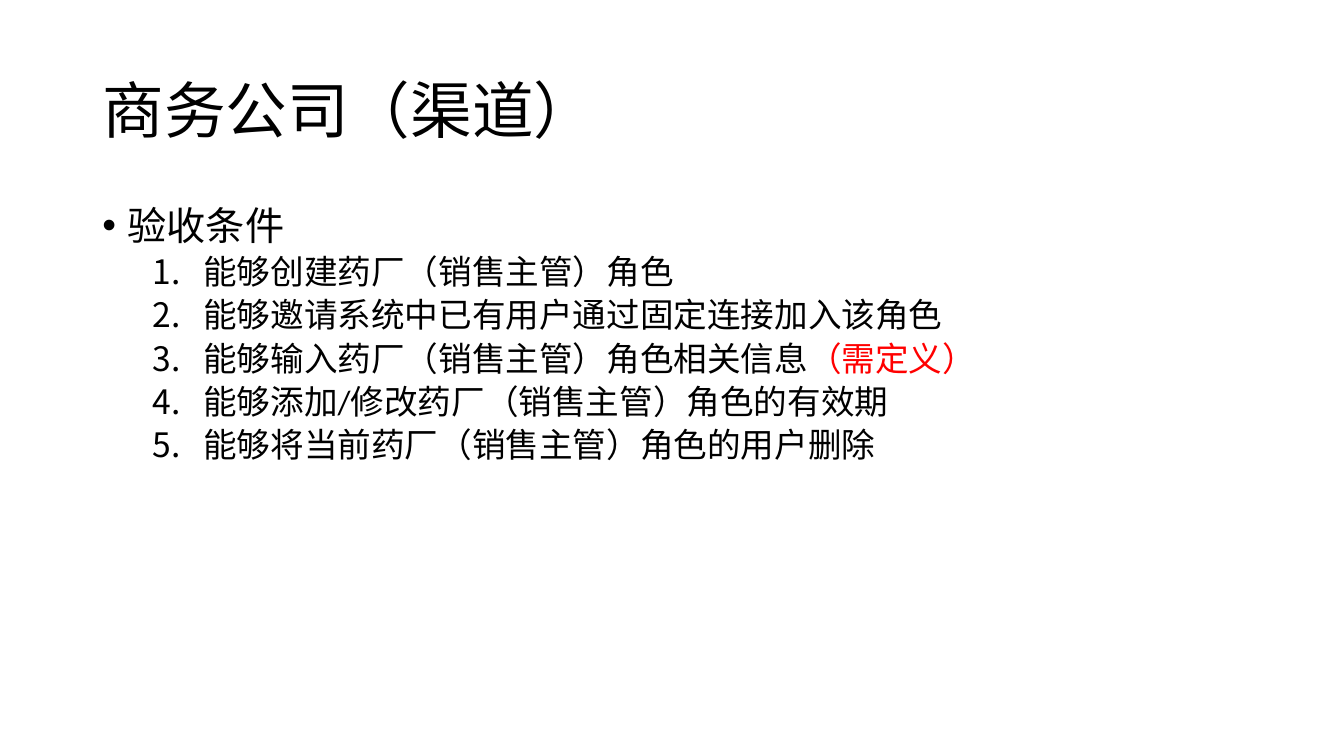
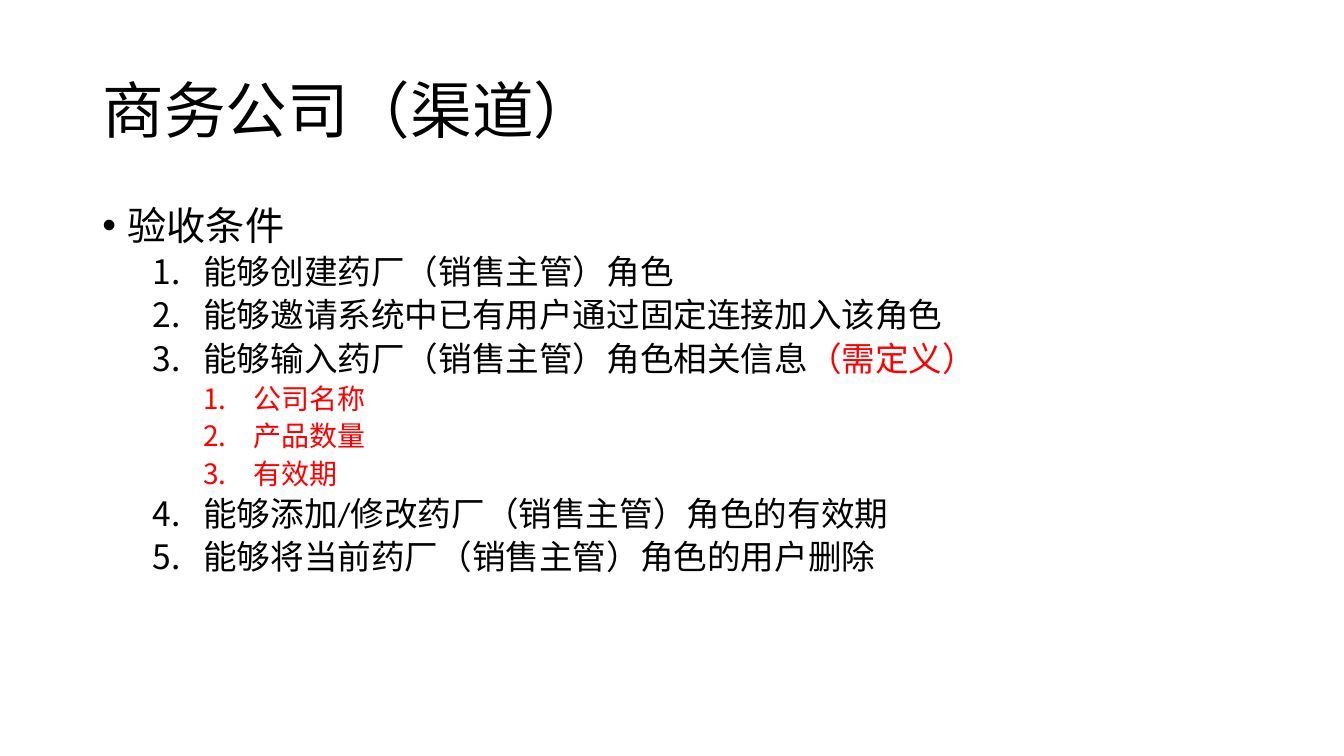
Before and after one commit to swansrp/Tanya, a slide deck: slide 10 of doc/prd.pptx. Drawn at 1344x756 pixels with LibreOffice and Linux fonts; fonts in the diff are those of the drawing. Boxes give left, top, right and bottom in pixels: in the first picture for what was removed or moved away, otherwise in the second. Text is boxed around its words. In the diff, an @@ line names an element or a change of style, - is before the commit and + after.

```diff
--- a/doc/prd.pptx
+++ b/doc/prd.pptx
@@ text at <box>254,385,366,487</box>: paragraphs added @@
+    1. 公司名称
+    2. 产品数量
+    3. 有效期
```
Also in this commit, not shown: 5 other slides changed.
